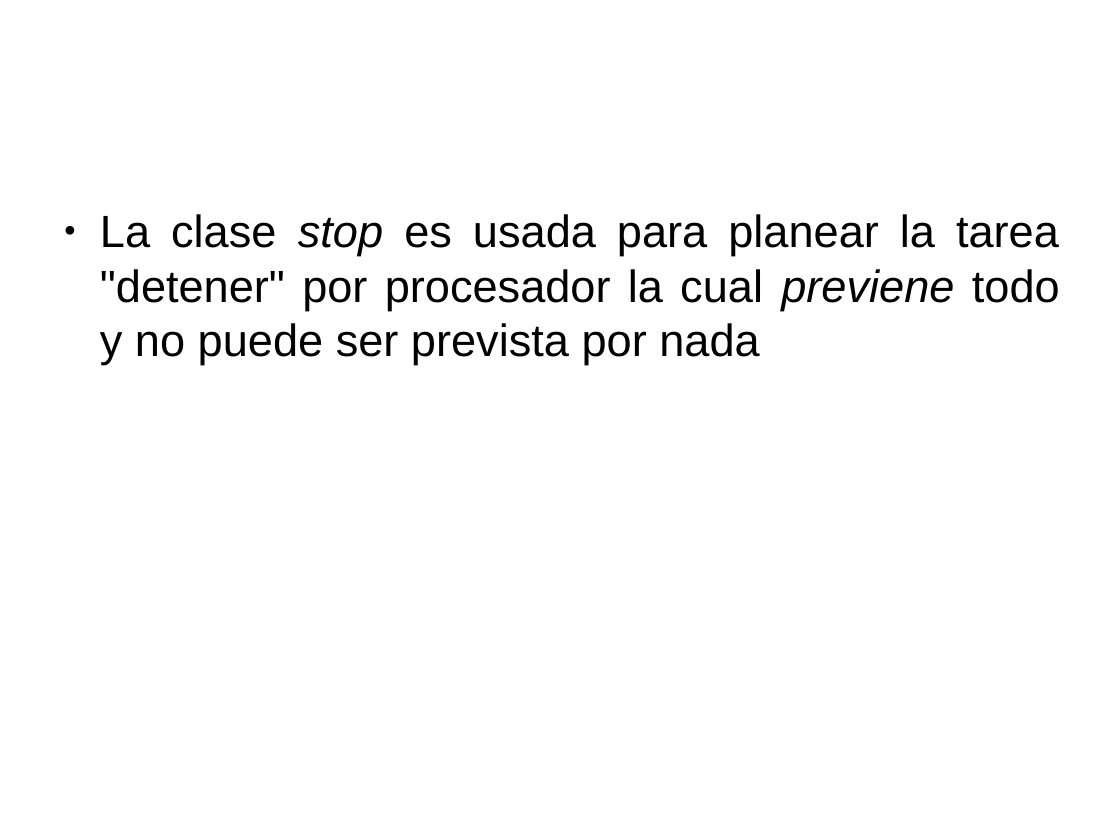
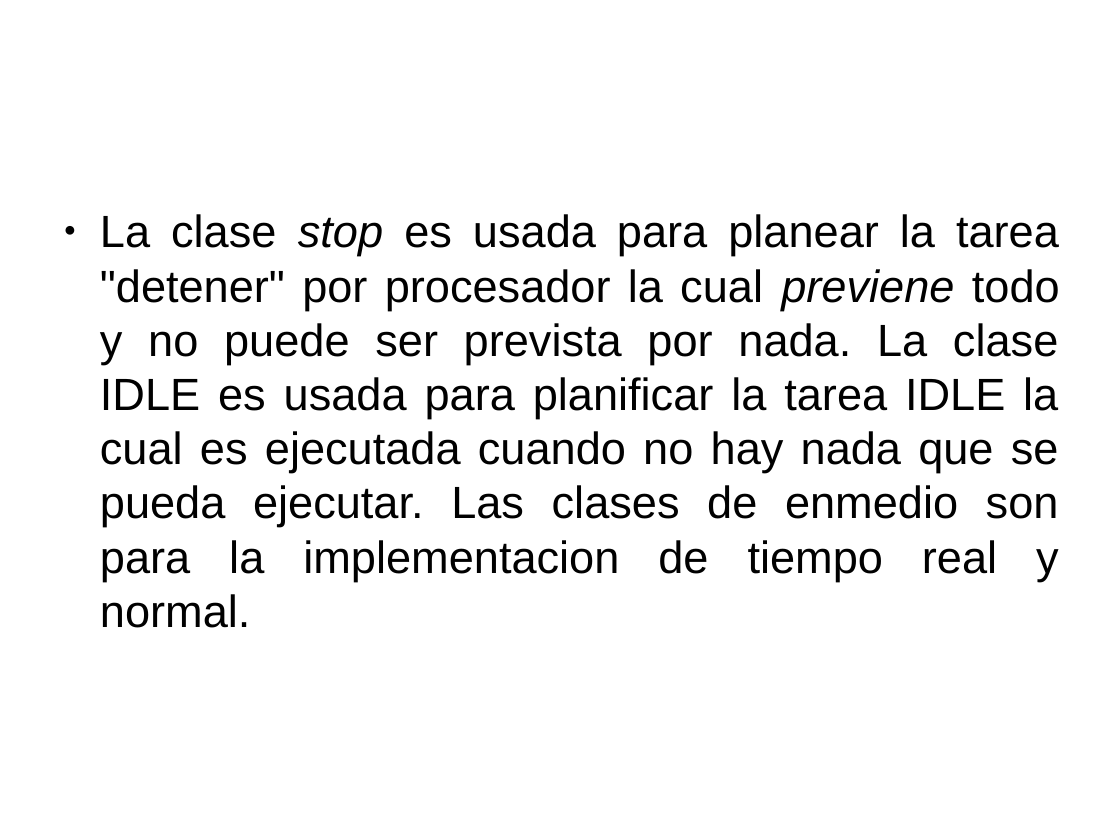
Before and after one commit to gwolf/clase-sistop-2017-01, a slide deck: slide 13 of exposiciones/planificadorCFS/planificadorCFS.pptx. Drawn at 1120x840 pixels with LibreOffice and Linux fonts; fonts in the diff are those of the drawing; background and template pictures are left out. Boxes give left, top, right and bottom in pixels: in the first picture for what was removed or moved away, otherwise in the second. Text is boxed around its words. In the diff, an @@ line names an element or a change of style, - is before the commit and + after.

```diff
--- a/exposiciones/planificadorCFS/planificadorCFS.pptx
+++ b/exposiciones/planificadorCFS/planificadorCFS.pptx
@@ text at (100, 214, 1060, 628): text changed @@
-● La clase stop es usada para planear la tarea "detener" por procesador la cual previene todo y no puede ser prevista por nada
+● La clase stop es usada para planear la tarea "detener" por procesador la cual previene todo y no puede ser prevista por nada. La clase IDLE es usada para planificar la tarea IDLE la cual es ejecutada cuando no hay nada que se pueda ejecutar. Las clases de enmedio son para la implementacion de tiempo real y normal.
```
Also in this commit, not shown: 1 other slide changed, 4 slides added.
